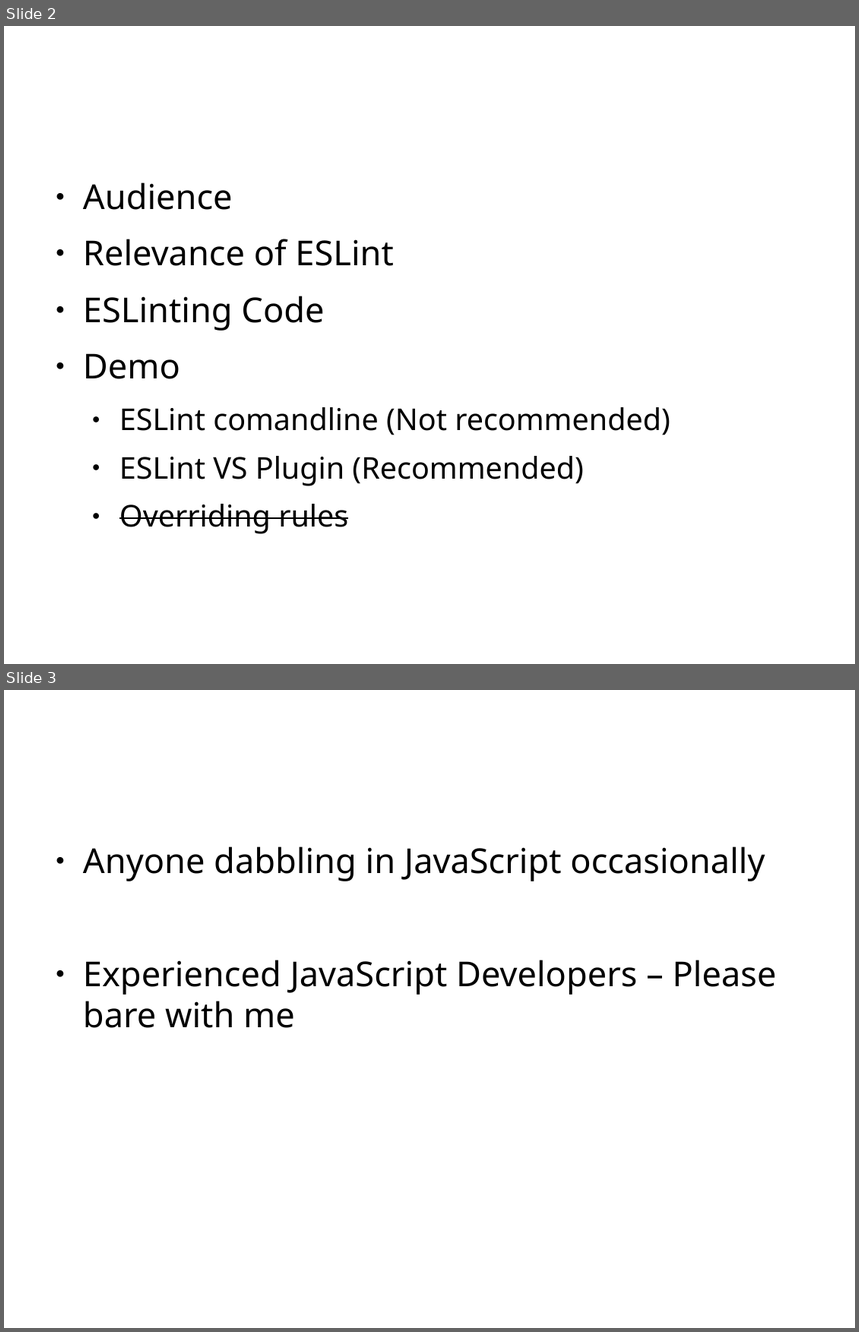
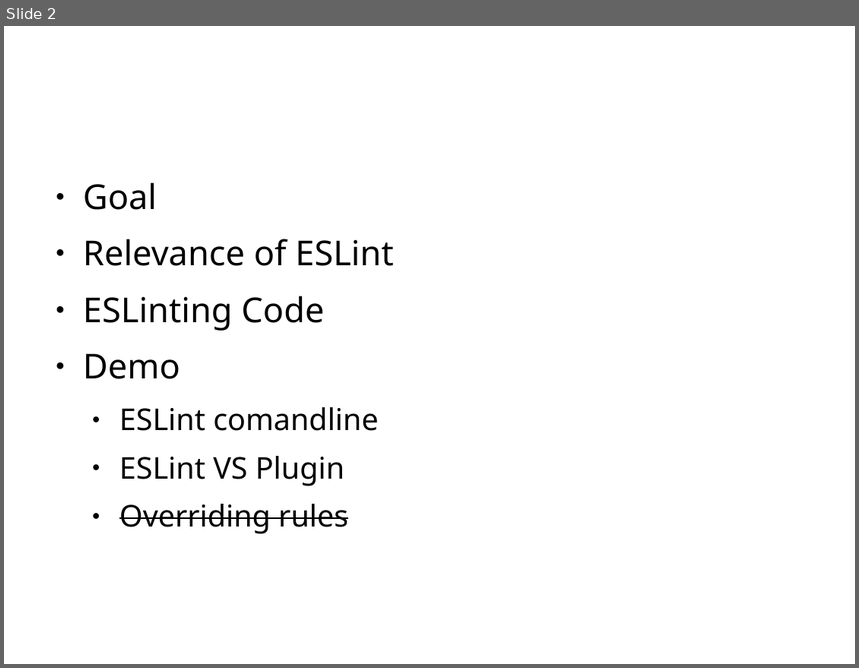
Before and after one commit to zoldello/eslint-for-beginners, a slide deck: eslint-talk.pptx. Shown one above the other, each under a label of ours: slides 2 and 3 before the commit, slide 2 after it. The pictures are 859x1332 and 859x668 pixels, drawn with LibreOffice and Linux fonts; fonts in the diff are those of the drawing; background and template pictures are left out. Boxes give left, top, right and bottom in pixels: in the first picture for what was removed or moved away, otherwise in the second. Text is boxed around its words. In the diff, an @@ line names an element or a change of style, - is before the commit and + after.

```diff
--- a/eslint-talk.pptx
+++ b/eslint-talk.pptx
@@ slide 3 removed at bbox=[4, 690, 855, 1328], background picture (left out) @@
@@ text removed at bbox=[47, 696, 813, 769] @@
-Audience
@@ text removed at bbox=[83, 847, 777, 1028] @@
-● Anyone dabbling in JavaScript occasionally
-● Experienced JavaScript Developers – Please bare with me
@@ slide 2 changed as well @@
@@ text at bbox=[83, 183, 157, 210]: text changed @@
-● Audience
+● Goal
@@ text at bbox=[120, 408, 379, 487]: text changed @@
-  ● ESLint comandline (Not recommended)
-  ● ESLint VS Plugin (Recommended)
+  ● ESLint comandline
+  ● ESLint VS Plugin
```
Also in this commit, not shown: 6 other slides changed, 1 slide added, 2 other files.
